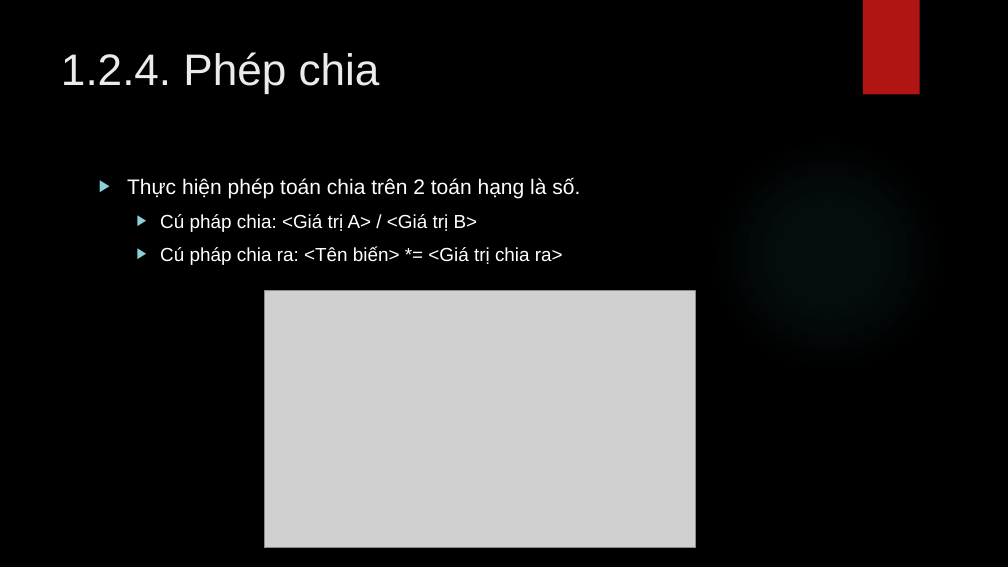
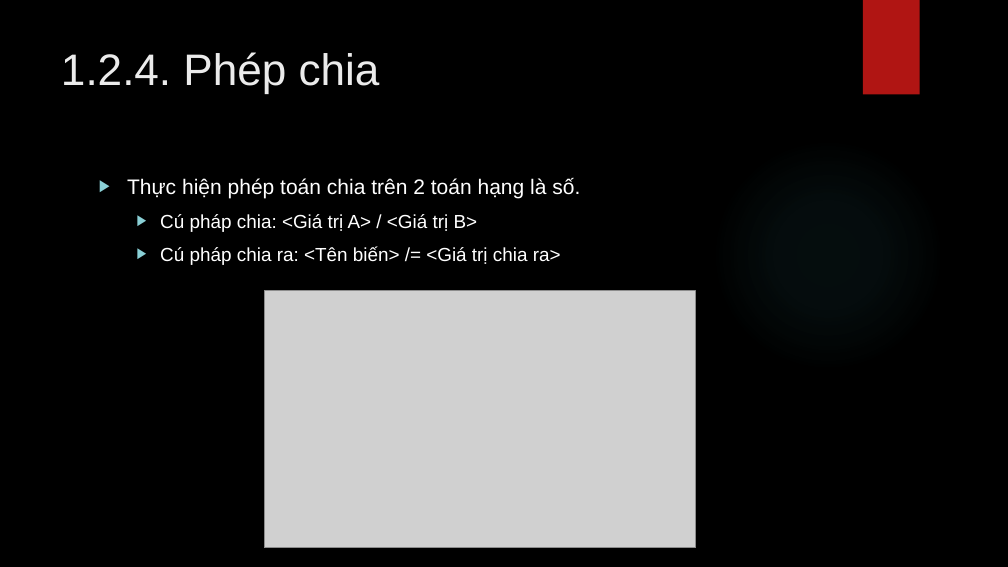
Before and after one commit to lequochai26/GDUTraining_Basic_Java_Web_Development, a slide deck: slide 12 of Slides/Day_2_1.pptx. Drawn at 1008x567 pixels with LibreOffice and Linux fonts; fonts in the diff are those of the drawing; grey boxes stand for pictures; background and template pictures are left out. Boxes give left, top, right and bottom in pixels: in the first picture for what was removed or moved away, otherwise in the second. Text is boxed around its words. In the diff, an @@ line names an element or a change of style, - is before the commit and + after.

```diff
--- a/Slides/Day_2_1.pptx
+++ b/Slides/Day_2_1.pptx
@@ text at <box>160,246,561,265</box>: text changed @@
-  ▶ Cú pháp chia ra: <Tên biến> *= <Giá trị chia ra>
+  ▶ Cú pháp chia ra: <Tên biến> /= <Giá trị chia ra>
```
Also in this commit, not shown: 1 other slide changed.
